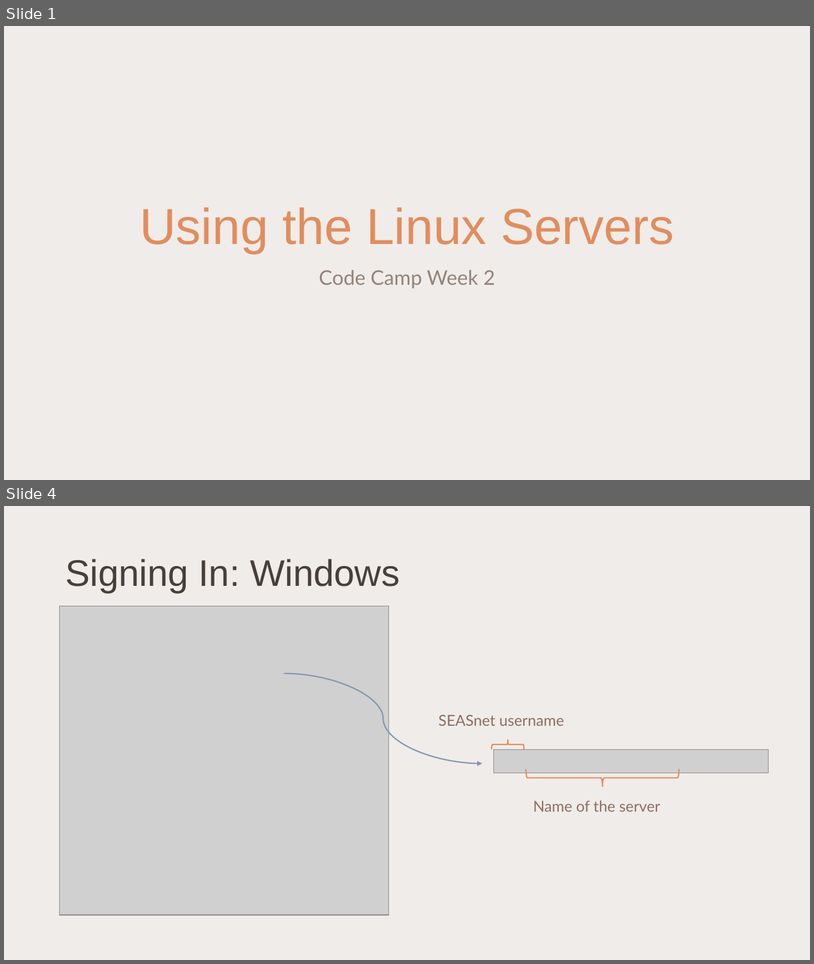
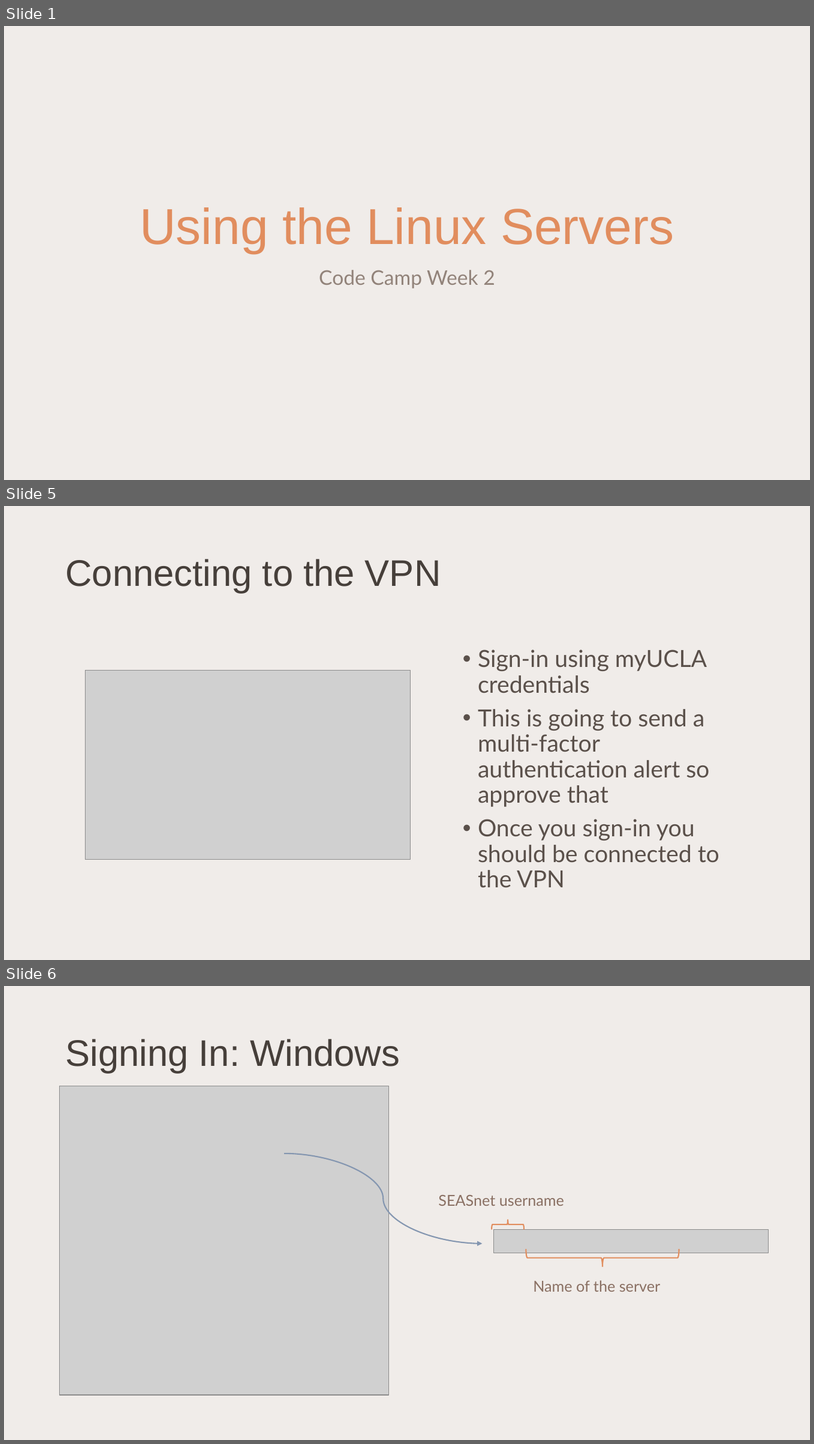
Before and after one commit to kyleromero98/Code-Camp, a slide deck: Week-3/Using the Linux Servers.pptx. Shown one above the other, each under a label of ours: slides 1 and 4 before the commit, slides 1, 5 and 6 after it; the slides between them are not shown. The pictures are 814x964 and 814x1444 pixels, drawn with LibreOffice and Linux fonts; fonts in the diff are those of the drawing; grey boxes stand for pictures. Boxes give left, top, right and bottom in pixels: in the first picture for what was removed or moved away, otherwise in the second. Text is boxed around its words. In the diff, an @@ line names an element or a change of style, - is before the commit and + after.

```diff
--- a/Week-3/Using the Linux Servers.pptx
+++ b/Week-3/Using the Linux Servers.pptx
@@ slide 5 added at [4, 506, 810, 960], background #F0ECE9 @@
@@ title added at [65, 559, 441, 593], 44 pt, text #463F3A @@
+Connecting to the VPN
@@ text added at [478, 649, 720, 888], 28 pt, text #5A504A @@
+• Sign-in using myUCLA credentials
+• This is going to send a multi-factor authentication alert so approve that
+• Once you sign-in you should be connected to the VPN
@@ picture added at [85, 670, 411, 859] @@
@@ what was slide 4 is now slide 6 @@
```
Also in this commit, not shown: 5 slides changed, 7 other slides added.
